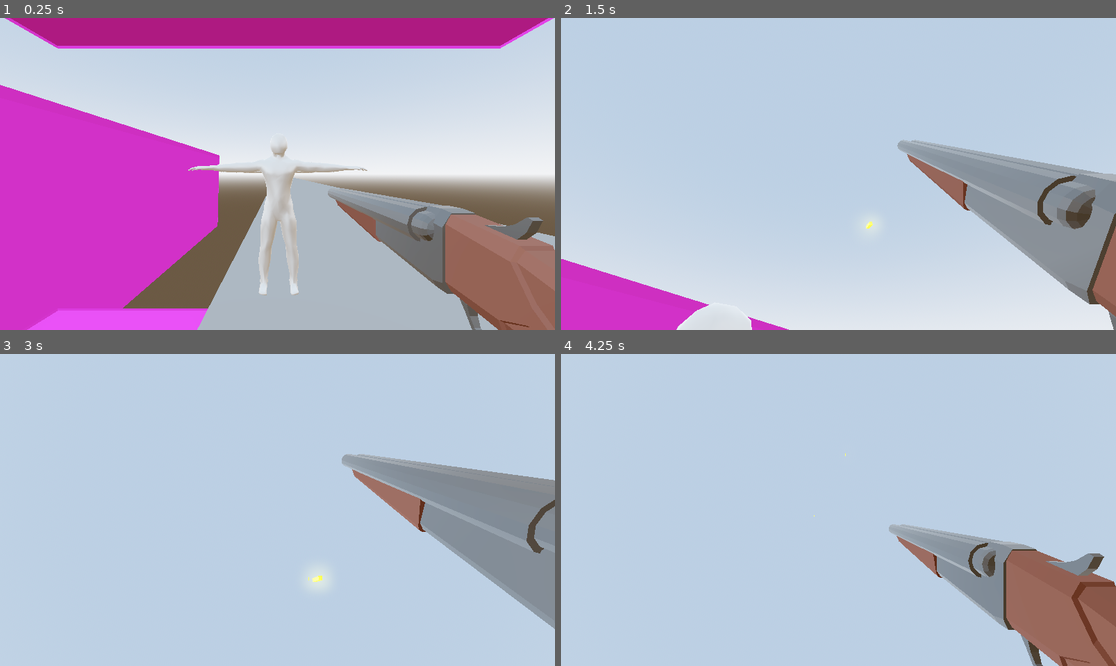
Above: before the commit, frames 1-4 (two rows, left to right).
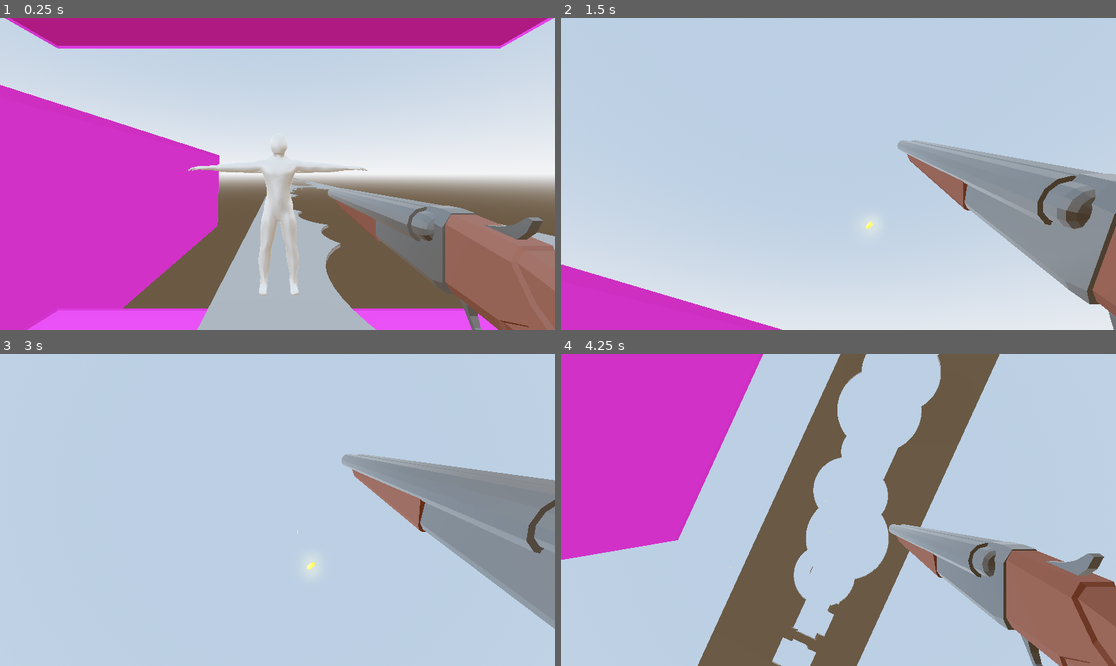
Above: after the commit, the same moments.

Repository: Games4Doritos/UWAGameJam2
Game: Godot game, scene res://Scenes/world.tscn
Two runs of this game, one before a commit and one after it. Both use one fixed random seed, a clock stepped at 60 frames per second and the inputs below. This scene is started directly instead of the project's main scene.
Inputs (mouse positions are in pixels of both pictures, inside the frame that each line leads up to):
- Up to frame 1 (0.25 s): no input
- Up to frame 2 (1.5 s): move the mouse to (866, 174) at 0.52 s; hold Shift (run, bound only after the commit) 0.53-1.28 s; hold W (forward) from 0.53 s (still down); click (866, 174) at 0.67 s; tap Space (jump) at 0.77 s; move the mouse to (810, 174) at 1.27 s; click (810, 174) at 1.35 s
- Up to frame 3 (3 s): keep holding W (forward); tap Space (jump) at 1.52 s; tap Shift (run, bound only after the commit) at 1.55, 2.85 s; move the mouse to (288, 503) at 2.02 s; hold Shift (run, bound only after the commit) 2.03-2.78 s; click (288, 503) at 2.17 s; move the mouse to (271, 516) at 2.77 s; click (271, 516) at 2.92 s
- Up to frame 4 (4.25 s): keep holding W (forward); tap Space (jump) at 3.02, 3.77 s; move the mouse to (877, 513) at 3.52 s; hold Shift (run, bound only after the commit) from 3.53 s (still down); click (877, 513) at 3.6 s

The runs differ from the first frame. In frame 1, 6.2% of the frame differs, in the area x 52-90%, y 51-100%; in frame 2, 1.1%; in frame 3, 0.1%; in frame 4, 35%, in the area x 0-79%, y 0-100%.

Commit message:
Merge branch 'main' of https://github.com/Games4Doritos/UWAGameJam2

Diff:
--- a/Scenes/bullet.tscn
+++ b/Scenes/bullet.tscn
@@ -1,6 +1,6 @@
 [gd_scene load_steps=8 format=3 uid="uid://ce34pydvq6he1"]
 
-[ext_resource type="Script" uid="uid://bho2q4fvd0g1v" path="res://Scenes/bullet.gd" id="1_xjght"]
+[ext_resource type="Script" uid="uid://crui66bdi78id" path="res://Scripts/bullet.gd" id="1_xjght"]
 
 [sub_resource type="BoxMesh" id="BoxMesh_4mw4s"]
 
--- a/Scenes/hole.tscn
+++ b/Scenes/hole.tscn
@@ -1,4 +1,5 @@
 [gd_scene format=3 uid="uid://b70vnsu3k8k0h"]
 
 [node name="CSGMesh3D" type="CSGMesh3D"]
+operation = 2
 use_collision = true
--- a/Scenes/player.tscn
+++ b/Scenes/player.tscn
@@ -9,6 +9,7 @@
 
 [node name="Node3D" type="CharacterBody3D"]
 script = ExtResource("1_rpqav")
+metadata/_edit_group_ = true
 
 [node name="CollisionShape3D" type="CollisionShape3D" parent="."]
 shape = SubResource("CapsuleShape3D_kyqiw")
--- a/Scenes/shotgun.tscn
+++ b/Scenes/shotgun.tscn
@@ -32,6 +32,33 @@
 metallic_specular = 1.0
 roughness = 0.4
 
+[sub_resource type="Animation" id="Animation_u0ide"]
+length = 0.001
+tracks/0/type = "value"
+tracks/0/imported = false
+tracks/0/enabled = true
+tracks/0/path = NodePath("RootNode/Shotgun_SawedOff:position")
+tracks/0/interp = 1
+tracks/0/loop_wrap = true
+tracks/0/keys = {
+"times": PackedFloat32Array(0),
+"transitions": PackedFloat32Array(1),
+"update": 0,
+"values": [Vector3(0, 0, 0)]
+}
+tracks/1/type = "value"
+tracks/1/imported = false
+tracks/1/enabled = true
+tracks/1/path = NodePath("RootNode/Shotgun_SawedOff:rotation")
+tracks/1/interp = 1
+tracks/1/loop_wrap = true
+tracks/1/keys = {
+"times": PackedFloat32Array(0),
+"transitions": PackedFloat32Array(1),
+"update": 0,
+"values": [Vector3(-1.5707964, 0, 0)]
+}
+
 [sub_resource type="Animation" id="Animation_0ym6k"]
 resource_name = "shoot"
 length = 0.3
@@ -61,33 +88,6 @@
 "values": [Vector3(-1.5707964, -1.5707964, 1.5707964), Vector3(-1.2217305, -1.5707964, 1.5707964), Vector3(-1.5707964, -1.5707964, 1.5707964)]
 }
 
-[sub_resource type="Animation" id="Animation_u0ide"]
-length = 0.001
-tracks/0/type = "value"
-tracks/0/imported = false
-tracks/0/enabled = true
-tracks/0/path = NodePath("RootNode/Shotgun_SawedOff:position")
-tracks/0/interp = 1
-tracks/0/loop_wrap = true
-tracks/0/keys = {
-"times": PackedFloat32Array(0),
-"transitions": PackedFloat32Array(1),
-"update": 0,
-"values": [Vector3(0, 0, 0)]
-}
-tracks/1/type = "value"
-tracks/1/imported = false
-tracks/1/enabled = true
-tracks/1/path = NodePath("RootNode/Shotgun_SawedOff:rotation")
-tracks/1/interp = 1
-tracks/1/loop_wrap = true
-tracks/1/keys = {
-"times": PackedFloat32Array(0),
-"transitions": PackedFloat32Array(1),
-"update": 0,
-"values": [Vector3(-1.5707964, 0, 0)]
-}
-
 [sub_resource type="AnimationLibrary" id="AnimationLibrary_8claw"]
 _data = {
 &"RESET": SubResource("Animation_u0ide"),
@@ -113,4 +113,3 @@
 
 [node name="RayCast3D" type="RayCast3D" parent="." index="2"]
 transform = Transform3D(0.99999976, 0, -1.7763568e-14, 0, 0.99999976, 0, 1.7763568e-14, 0, 0.99999976, 3.1856983, 0.37646636, 0.0004039607)
-target_position = Vector3(1, 0, 0)
--- a/Scripts/platform.gd
+++ b/Scripts/platform.gd
@@ -3,7 +3,7 @@
 
 const hole = preload("res://Scenes/hole.tscn")
 
-func createHole(x,y, h):
+func createHole(x,h):
 	var newHole := hole.instantiate()
 	#random shape
 	var result = randi_range(0,3)
@@ -22,16 +22,16 @@
 		newHole.set_mesh(TorusMesh.new())
 		newHole.mesh.outer_radius = randf_range(1.2,3)
 		newHole.mesh.inner_radius = randi_range(newHole.mesh.outer_radius/5, newHole.mesh.outer_radius/2)
-	newHole.position = Vector3(x-self.mesh.size.x/2, h*100, y - self.mesh.size.z/2)
+	#Bit confusing, the noise is fetched for a certain (x,y) point, this point is roughly transformed to (noise * platform width, x) which is where the shape is placed
+	newHole.position = Vector3(h*self.mesh.size.x,0,x-self.mesh.size.z/2)
 	self.add_child(newHole)
 
 
 func _ready():
 	var noiseCreator = FastNoiseLite.new()
-	noiseCreator.noise_type = FastNoiseLite.TYPE_SIMPLEX
-	for i in int(self.mesh.size.z):
-		for x in int(self.mesh.size.x):
-			var noise = noiseCreator.get_noise_2d(x,i)
-			#createHole(x,i, noise)
-			if noise > 0:
-				print(noise)
+	noiseCreator.noise_type = FastNoiseLite.TYPE_PERLIN
+	for i in int(self.mesh.size.z/3):
+		for x in int(self.mesh.size.x/3):
+			var noise = noiseCreator.get_noise_2d(3*x,3*i)
+			createHole(3*i, noise)
+			print(noise)
--- a/Scripts/player.gd
+++ b/Scripts/player.gd
@@ -17,6 +17,7 @@
 var isPaused = false
 var pauseMenu
 var flip = 1
+var sprintSpeed = 1
 
 func _ready():
 	pauseMenu = get_tree().get_first_node_in_group("pauseMenu")
@@ -34,12 +35,11 @@
 
 
 func _unhandled_input(event: InputEvent) -> void:
-	pass
-
 	if event is InputEventMouseMotion:
 		yaw.rotate_y(-event.relative.x * SENSITIVITY * flip)
 		pitch.rotate_x(-event.relative.y * SENSITIVITY)
 		pitch.rotation.x = clamp(pitch.rotation.x, -PI/2, PI/2)
+
 
 
 
@@ -50,6 +50,11 @@
 		pauseMenu.visible = true
 		get_tree().paused = true
 		Input.mouse_mode = Input.MOUSE_MODE_VISIBLE
+
+	if Input.is_action_pressed("run"):
+		sprintSpeed = 1.5
+	else:
+		sprintSpeed = 1
 
 	if not pauseMenu.isPaused:
 		if not is_on_floor():
@@ -63,7 +68,7 @@
 		# As good practice, you should replace UI actions with custom gameplay actions.
 		var input_dir := Input.get_vector("backward", "forward", "left", "right")
 
-		var movement_dir_3d = yaw.basis.x * input_dir.y - flip * yaw.basis.z * input_dir.x
+		var movement_dir_3d = yaw.basis.x * input_dir.y - flip * yaw.basis.z * input_dir.x * sprintSpeed
 
 		position += movement_dir_3d * SPEED * delta
 
@@ -75,7 +80,6 @@
 			gun_anim.play("shoot")
 			pitch.rotation.x = clamp(pitch.rotation.x + PI/8, -PI/2, PI/2)
 
-
 	move_and_slide()
 
 	#get all collisions after moving
--- a/Scripts/world.gd
+++ b/Scripts/world.gd
@@ -1,10 +1,11 @@
 extends Node3D
 
-@onready var player = $Node3D
+@onready var player = $player
 
 func _ready() -> void:
 	Input.mouse_mode = Input.MOUSE_MODE_CAPTURED
 	get_tree().paused = false
 
-func _on_gravityTimer_timeout() -> void:
+
+func _on_gravity_timer_timeout() -> void:
 	player.flip_gravity()
--- a/project.godot
+++ b/project.godot
@@ -54,7 +54,12 @@
 }
 shoot={
 "deadzone": 0.2,
-"events": [Object(InputEventMouseButton,"resource_local_to_s …(136 unchanged characters)… alse,"button_mask":1,"position":Vector2(133, 15),"global_position":Vector2(142, 63),"factor":1.0,"button_index":1,"can …(63 unchanged characters)…
+"events": [Object(InputEventMouseButton,"resource_local_to_s …(136 unchanged characters)… alse,"button_mask":1,"position":Vector2(308, 15),"global_position":Vector2(317, 63),"factor":1.0,"button_index":1,"can …(63 unchanged characters)…
+]
+}
+run={
+"deadzone": 0.2,
+"events": [Object(InputEventKey,"resource_local_to_scene":false,"resource_name":"","device":-1,"window_id":0,"alt_pressed":false,"shift_pressed":false,"ctrl_pressed":false,"meta_pressed":false,"pressed":false,"keycode":0,"physical_keycode":4194325,"key_label":0,"unicode":0,"location":0,"echo":false,"script":null)
 ]
 }
 
Not shown, removed: Scenes/bullet.gd.uid
Not shown: 1 places in Scenes/player.tscn that only renumber resources
Not shown: 1 places in Scenes/shotgun.tscn that only renumber resources
Renamed: Scenes/bullet.gd -> Scripts/bullet.gd
Not shown, added: Scripts/bullet.gd.uid
